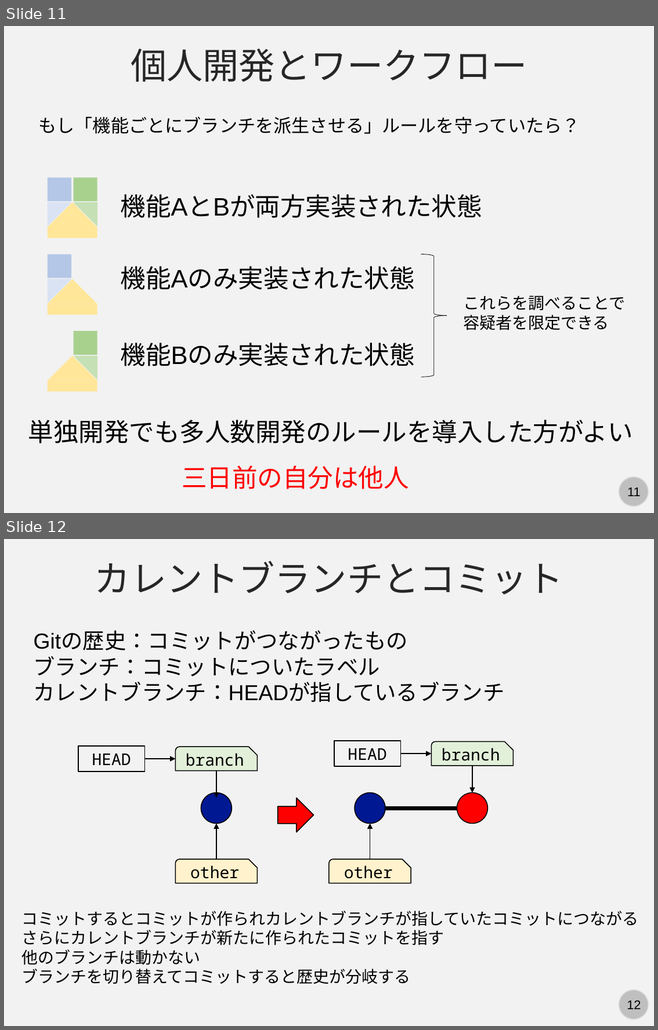
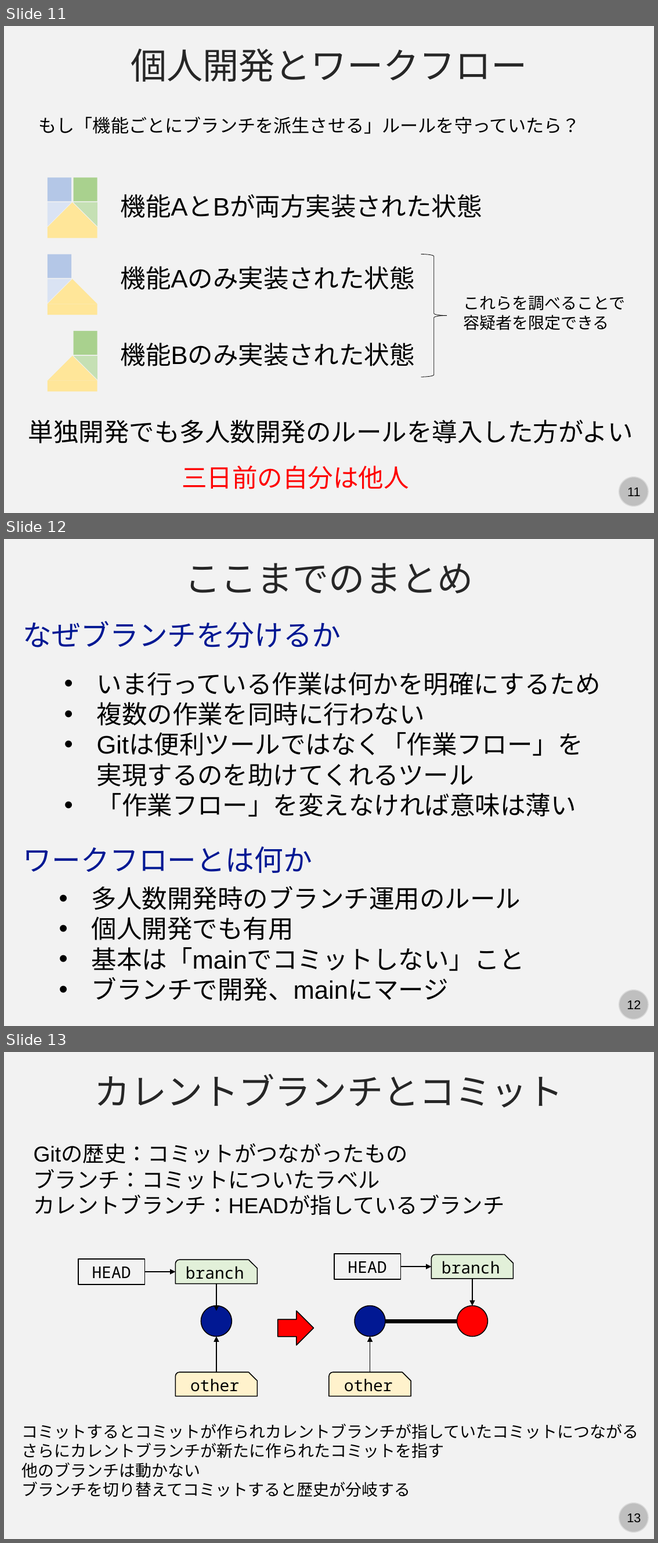
Before and after one commit to kaityo256/github, a slide deck: branch/fig/slide.pptx. Shown one above the other, each under a label of ours: slides 11 and 12 before the commit, slides 11, 12 and 13 after it. The pictures are 658x1030 and 658x1543 pixels, drawn with LibreOffice and Linux fonts; fonts in the diff are those of the drawing. Boxes give left, top, right and bottom in pixels: in the first picture for what was removed or moved away, otherwise in the second. Text is boxed around its words. In the diff, an @@ line names an element or a change of style, - is before the commit and + after.

Commit message:
updates slide

```diff
--- a/branch/fig/slide.pptx
+++ b/branch/fig/slide.pptx
@@ slide 12 added at [4,539,654,1026], background #F2F2F2; not listed: 2 template elements that a slide beside it also shows @@
@@ text added at [184,563,473,594], 40 pt, text #262626 @@
+ここまでのまとめ
@@ text added at [23,621,341,648], 32 pt, text #011893 @@
+なぜブランチを分けるか
@@ text added at [97,672,600,817], 28 pt, text #000000 @@
+• いま行っている作業は何かを明確にするため
+• 複数の作業を同時に行わない
+• Gitは便利ツールではなく「作業フロー」を実現するのを助けてくれるツール
+• 「作業フロー」を変えなければ意味は薄い
@@ text added at [23,846,312,873], 32 pt, text #011893 @@
+ワークフローとは何か
@@ text added at [92,886,525,1001], 28 pt, text #000000 @@
+• 多人数開発時のブランチ運用のルール
+• 個人開発でも有用
+• 基本は「mainでコミットしない」こと
+• ブランチで開発、mainにマージ
@@ what was slide 12 is now slide 13 @@
@@ page number at [626,1514,640,1522]: text changed @@
-12
+13
```
Also in this commit, not shown: 7 other slides added, 1 slide removed.
